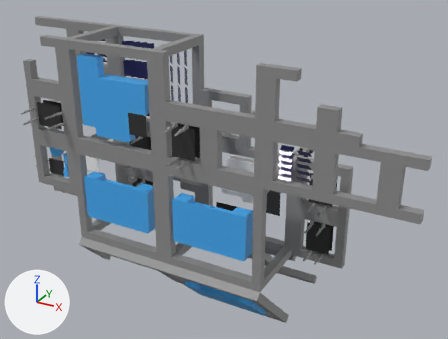
The glTF model StarbaseAtlasProjectKingdomOutpost.glb, before and after one commit.
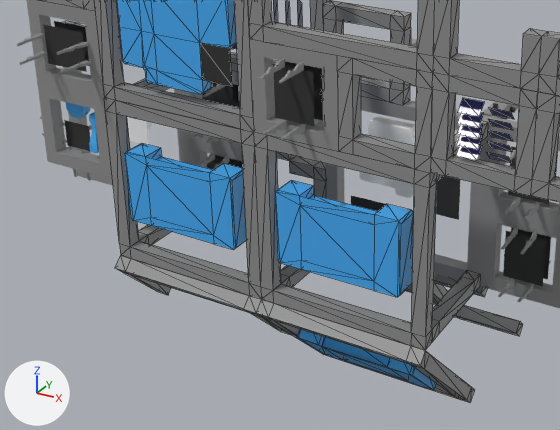
Each version appears first whole from a 50 mm camera at (1042.0, -1714.0, 833.0) aimed at (32.0, 123.0, -86.0), and next in a close-up on the part from 2% to 76% of the width and 26% to 100% of the height. Lighting does not change. The marker at lower left points along +X, +Y and +Z. The close-ups show mesh edges as thin lines. Where no turn or scale is listed for an object, it has been applied to the vertices. Vertices at the same position are counted once.

In view in the first close-up: 'Block_Half.098', 'Block_Marketplace.005', 'Block_Ship_Hangars_Kingdom.005', 'Block_Ship_Hangars_Kingdom.006', 'Block_Ship_Hangars_Kingdom.007', 'Block_Ship_Shop_Kingdom.002', 'Quarter_Block.745', 'Quarter_Block_Spawn_Kingdom.002', 'Quarter_Block_Towers.169', 'Quarter_Block_Towers.170', 'Quarter_Block_Towers.171', 'Quarter_Block_solar.034'.
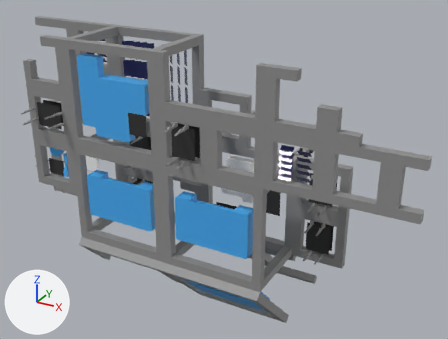
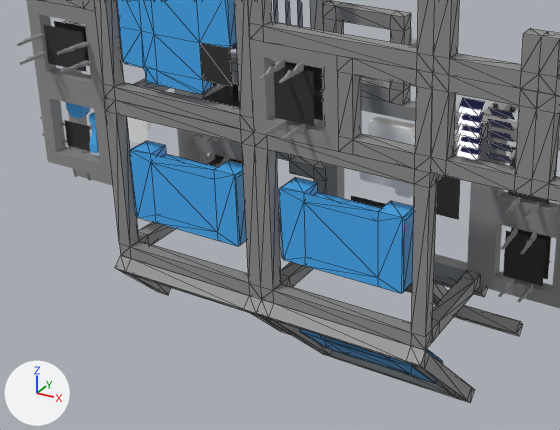
What differs and where, as boxes [x1, y1, x2, y2] in the close-ups (560 x 430 px; the box of a moved part takes in the faces that stretch with it):
part 1 of me_cube_035, moved or reshaped
    before: [125, 143, 436, 390]
    after: [129, 141, 443, 383]

What changed in the scene script:
```text
Change me_cube_035:
    used by ob_block_ship_hangars_kingdom_005; location = (336.0, -160.0, -333.0); rotation_euler = (-1.571, 0.0, 0.0), in degrees (-90, 0, 0)
    remove me_cube_035.from_pydata(...)  # 64 vertices, 128 faces; spans x -370.0..0.0, y -370.0..0.0, z -40.0..10.0
    add me_cube_035.from_pydata(...)  # 64 vertices, 128 faces; spans x -370.0..0.0, y -370.0..0.0, z -30.0..25.0
    me_cube_035 part 1
    20 vertices are removed from x -320.0..-50.0, y -265.0..-105.0, z -40.0..10.0
    60 faces are deleted
    9 vertices in x -320.0..-105.0, y -265.0..-105.0, z -40.0..10.0 move by (0.0, 0.0, 15.0)
    3 vertices move from x -105.0..-50.0, y -265.0..-110.0, z -40.0..10.0 to x -105.0..-55.0, y -265.0..-105.0, z -25.0..25.0
    14 vertices are added at x -320.0..-50.0, y -260.0..-105.0, z -25.0..25.0
    6 new vertices lie (0.0, 0.0, 50.0) away from vertices in x -315.0..-105.0, y -265.0..-105.0, z -40.0..10.0
    60 new faces join them, mat_blue (blue #44abf2)
```
